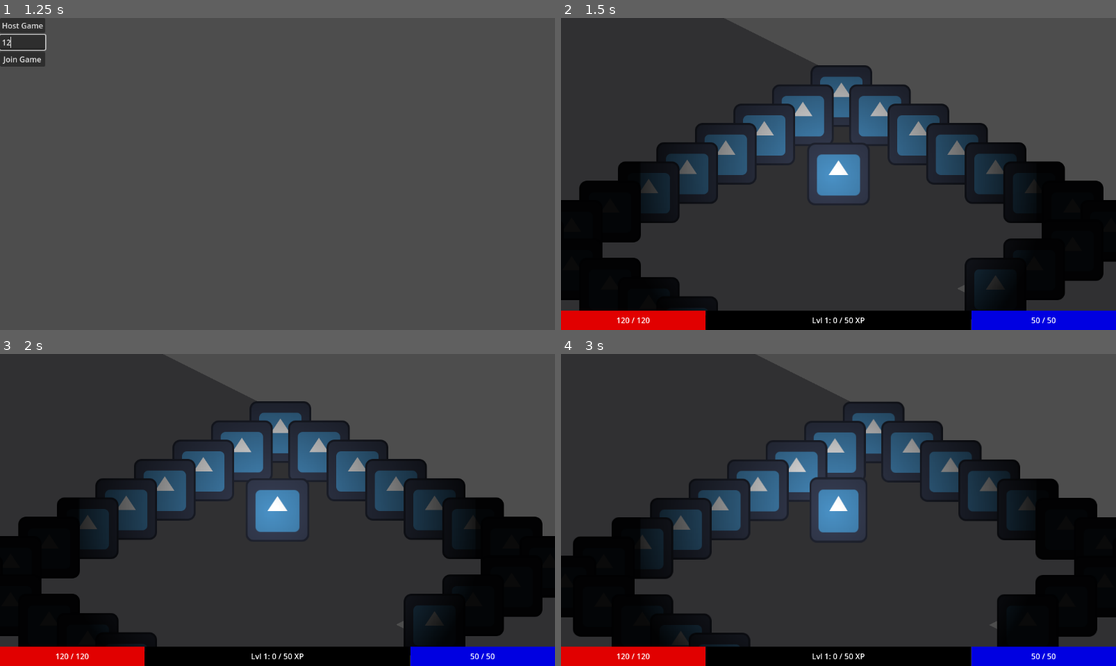
Above: before the commit, frames 1-4 (two rows, left to right).
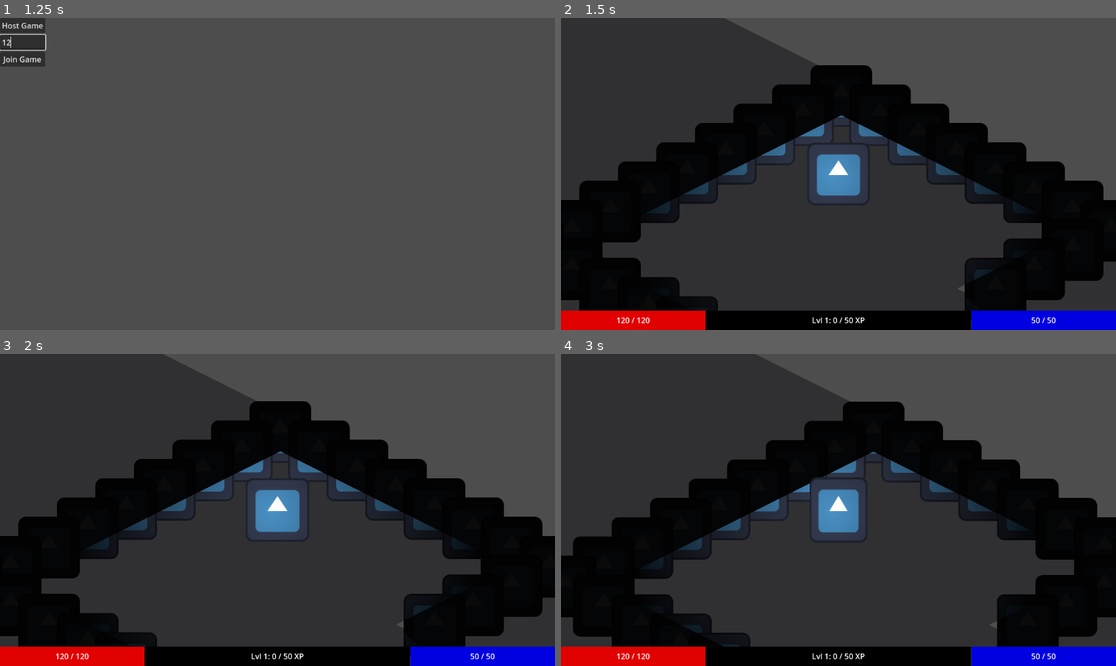
Above: after the commit, the same moments.

Repository: PietPadda/Godot_2D_ARPG
Game: Godot game, scene res://scenes/ui/main_menu.tscn
Same seed, same stepped clock (60 frames per second), same inputs: the game is played once before the commit and once after it. The engine's default icon, where the game draws it, is replaced by a stand-in: a white triangle on a blue panel in a dark square.
Inputs (mouse positions are in pixels of both pictures, inside the frame that each line leads up to):
- Up to frame 1 (1.25 s): click (22, 42) at 0.52 s; type "12" at 0.6 s
- Up to frame 2 (1.5 s): click "Host Game" at 1.25 s
- Up to frame 3 (2 s): no input
- Up to frame 4 (3 s): tap Enter at 2 s; move the mouse to (960, 494) at 2.02 s; hold E (interact) 2.03-2.78 s; click (960, 494) at 2.17 s; tap Space at 2.75 s; move the mouse to (727, 525) at 2.77 s; click (727, 525) at 2.85 s

Frame 1 is identical in both runs. In frame 2, 11% of the frame differs, in the area x 14-84%, y 15-90%; in frame 3, 11%; in frame 4, 10%.

Commit message:
lighting): add per-tile occlusion for walls

Diff:
--- a/assets/tilesets/dungeon_tileset.tres
+++ b/assets/tilesets/dungeon_tileset.tres
@@ -1,12 +1,16 @@
-[gd_resource type="TileSet" load_steps=5 format=3 uid="uid://c02d7kxsulago"]
+[gd_resource type="TileSet" load_steps=6 format=3 uid="uid://c02d7kxsulago"]
 
 [ext_resource type="Texture2D" uid="uid://4d68lc3a6uwp" path="res://assets/icon.svg" id="1_cqqpv"]
 [ext_resource type="Texture2D" uid="uid://c5rmkerpqllh4" path="res://assets/tilesets/floor.png" id="2_6qcrk"]
+
+[sub_resource type="OccluderPolygon2D" id="OccluderPolygon2D_6qcrk"]
+polygon = PackedVector2Array(0, 40, 80, 0, 0, -40, -80, 0)
 
 [sub_resource type="TileSetAtlasSource" id="TileSetAtlasSource_6qcrk"]
 texture = ExtResource("1_cqqpv")
 texture_region_size = Vector2i(128, 128)
 0:0/0 = 0
+0:0/0/occlusion_layer_0/polygon_0/polygon = SubResource("OccluderPolygon2D_6qcrk")
 
 [sub_resource type="TileSetAtlasSource" id="TileSetAtlasSource_yct7i"]
 texture = ExtResource("2_6qcrk")
@@ -18,6 +22,7 @@
 tile_shape = 1
 tile_layout = 5
 tile_size = Vector2i(160, 80)
+occlusion_layer_0/light_mask = 2
 physics_layer_0/collision_layer = 1
 physics_layer_0/collision_mask = 0
 custom_data_layer_0/name = "is_walkable"
Not shown, changed: .gitignore
Not shown, removed: scenes/core/music_manager.tscn394350387.tmp
Not shown, removed: scenes/levels/main.tscn7807869696.tmp
Not shown, removed: scenes/player/player.tscn14601809963.tmp
Not shown, removed: scenes/player/player.tscn15620637872.tmp
Not shown, removed: scenes/player/player.tscn19738834085.tmp
Not shown, removed: scenes/player/player.tscn21060466943.tmp
Not shown, removed: scenes/player/player.tscn21190775856.tmp
Not shown, removed: scenes/player/player.tscn216021488.tmp
Not shown, removed: scenes/player/player.tscn254310510.tmp
Not shown, removed: scenes/player/player.tscn27673781018.tmp
Not shown, removed: scenes/player/player.tscn6028846106.tmp
(and 2 more such lines)
